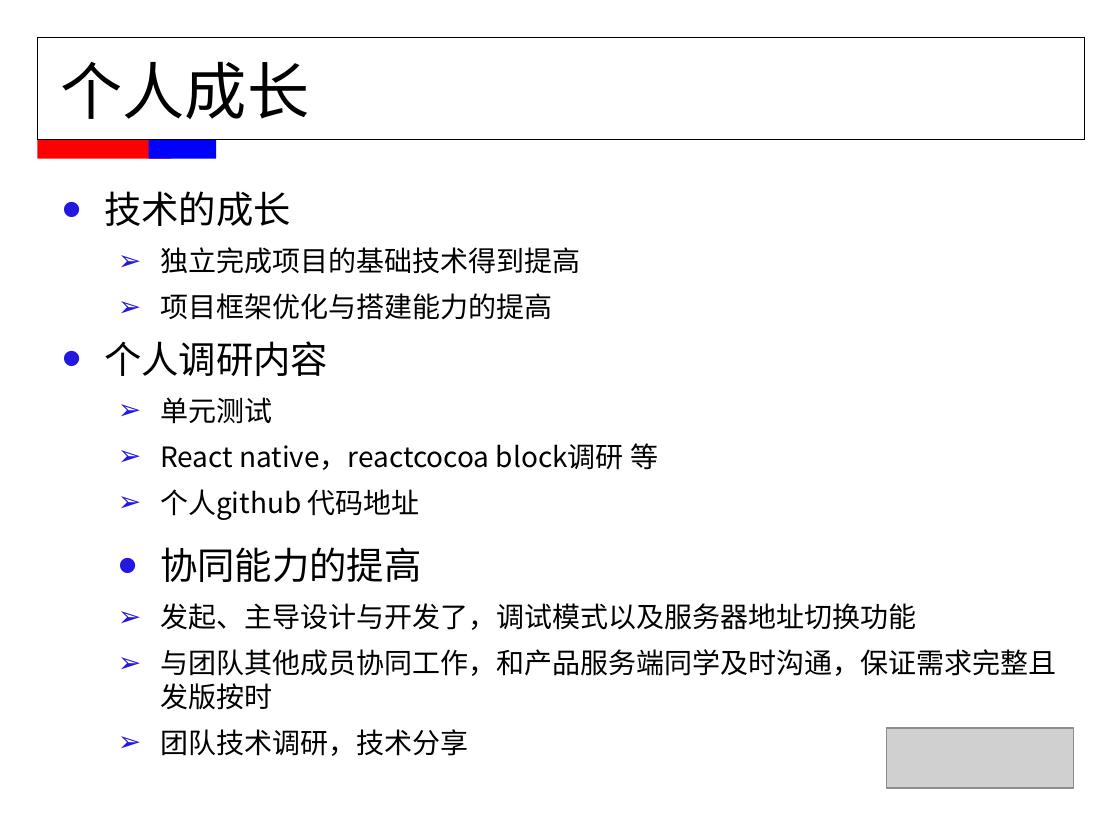
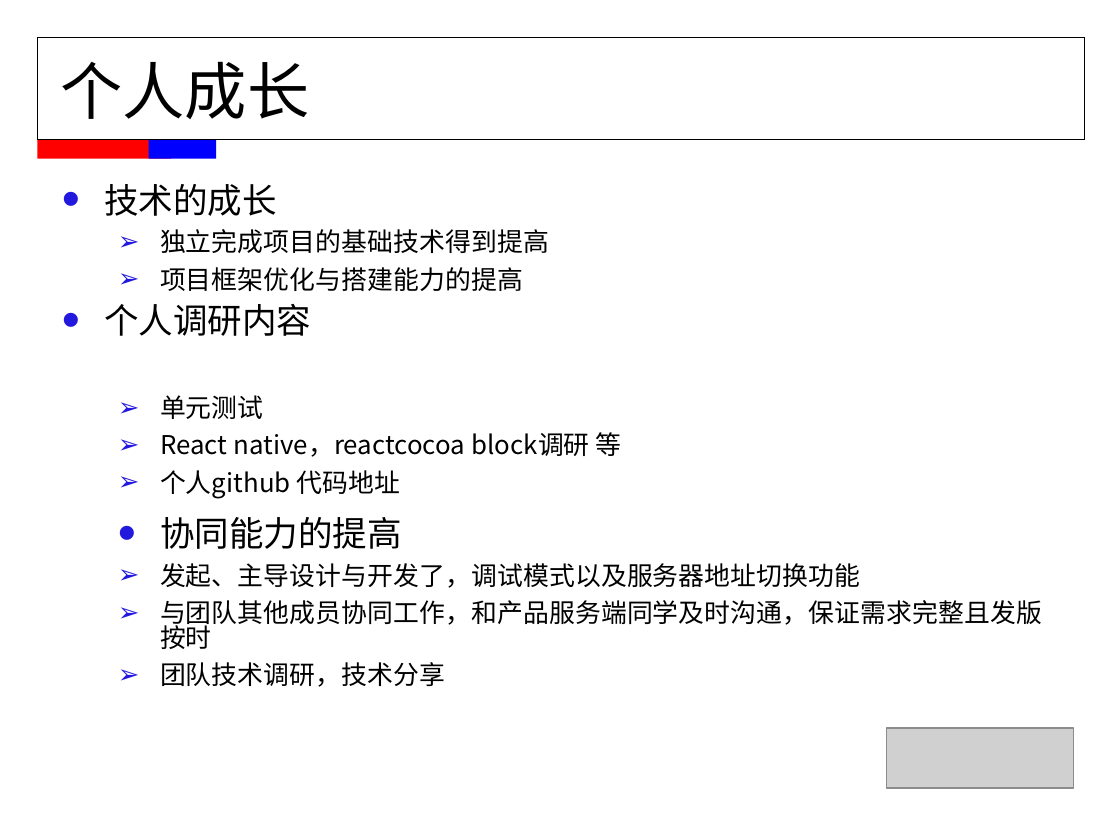
Before and after one commit to FridayAndHoliday/ElenaCodeManager, a slide deck: slide 10 of document/MMS职称评定-董伟平.ppt (slide 12 before the commit). Drawn at 1120x840 pixels with LibreOffice and Linux fonts; fonts in the diff are those of the drawing; grey boxes stand for pictures. Boxes give left, top, right and bottom in pixels: in the first picture for what was removed or moved away, otherwise in the second. Text is boxed around its words. In the diff, an @@ line names an element or a change of style, - is before the commit and + after.

```diff
--- a/document/MMS职称评定-董伟平.ppt
+++ b/document/MMS职称评定-董伟平.ppt
@@ text "技术的成长" at (104, 184, 1042, 687): size 24 to 22.2 pt in "技术的成长", "个人调研内容", "协同能力的提高"; size 18 to 16.6 pt in "独立完成项目的基础技术得到提高", "项目框架优化与搭建能力的提高", "单元测试", "React native，reactcocoa block调研 等" and 4 more places; line spacing 1 to 0.8; line spacing 1.25 to 1.05 @@
```
Also in this commit, not shown: 7 other slides changed, 1 slide removed.
